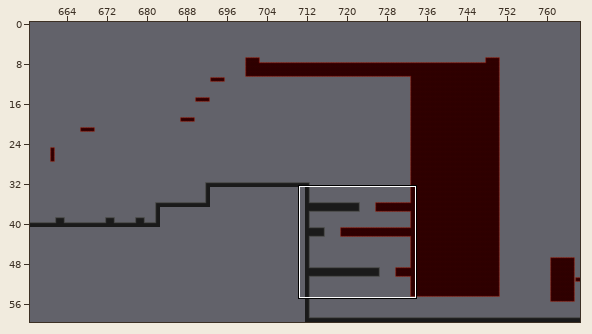
Tiled map -- Maps/level4_01.tmx. The first picture is a wide view before the edit; the outline marks the close-up.
Close-up. Before the commit:
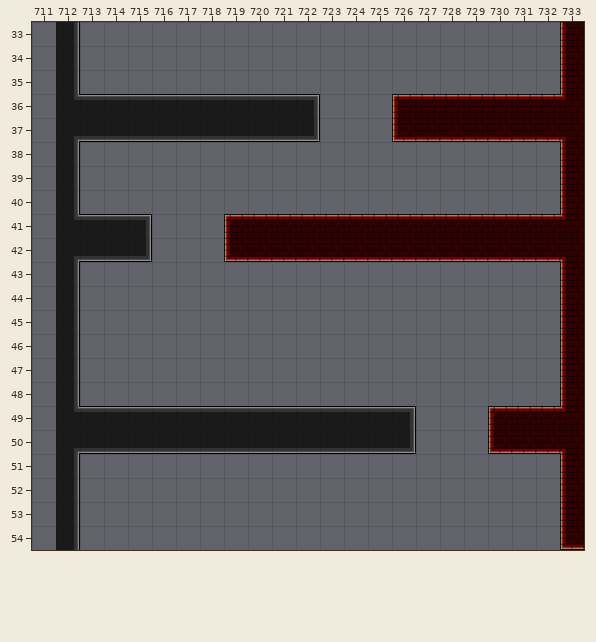
Cells are 32x32 px. Shown: x 711..733, y 33..54. The commit also changed other parts of the map, which this record leaves out.
The result:
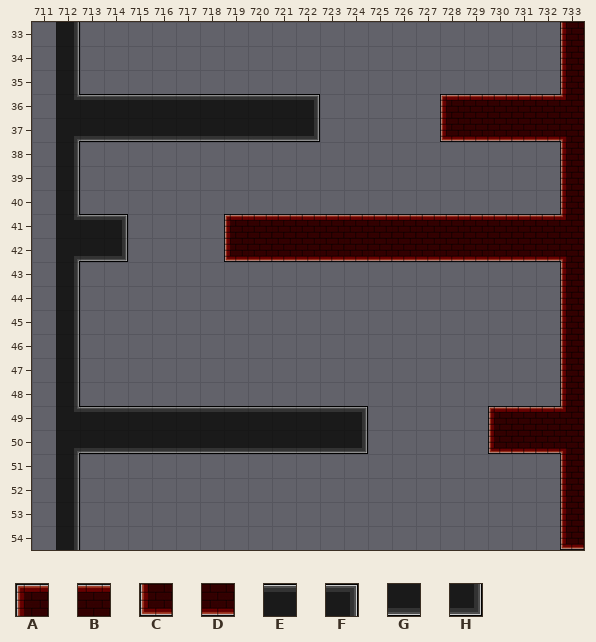
Key: from "BrickOutside": A 0, B 1, C 10, D 11; from "TileSet-Pavement": E 1, F 2, G 11, H 12.
_ is an empty cell.
Tiles replaced or removed in this view: A, B, C, D, E, F, G, H.
The exact change:
Changed rows in their new state; . is an unchanged cell.
Layer "Tile Layer 1":
first column x 726:
36 __A
37 __C
first column x 714:
41 F_
42 H_
first column x 724:
49 F__
50 H__
Where, in picture pixels (left, top, right, bottom), the same in both close-ups:
changed: (392, 94, 446, 142)
changed: (122, 214, 152, 262)
changed: (362, 406, 416, 454)
